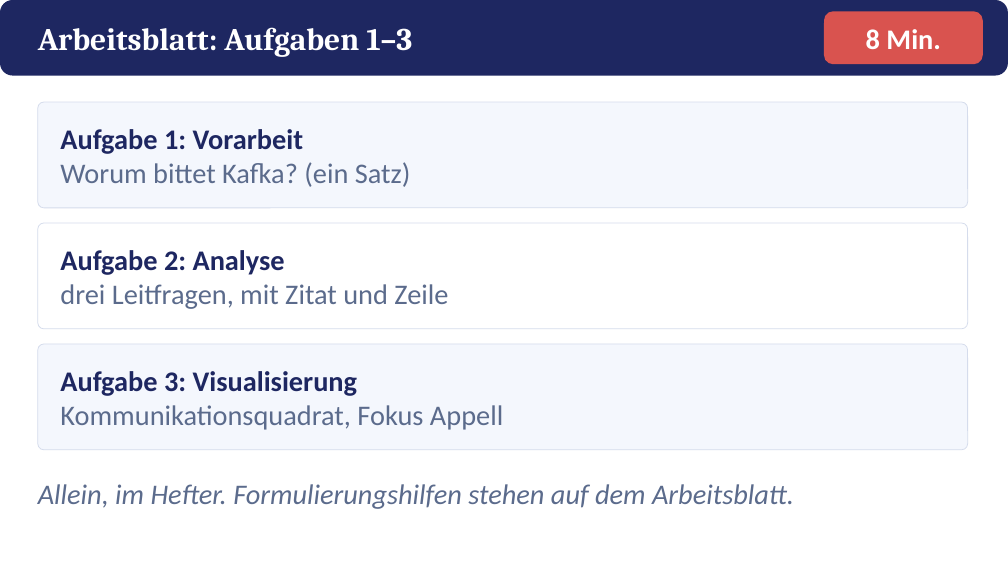
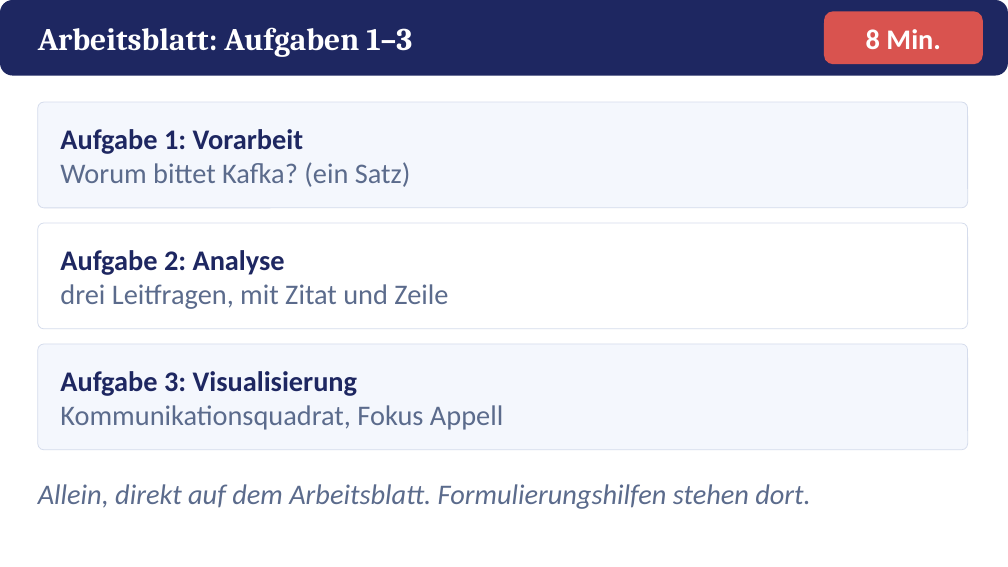
Before and after one commit to golzkonstantin-gif/Schule, a slide deck: slide 21 of Deutsch_11/Kafka_Appell/Praesentation_Kafkas_Appell.pptx. Drawn at 1008x567 pixels with LibreOffice and Linux fonts; fonts in the diff are those of the drawing. Boxes give left, top, right and bottom in pixels: in the first picture for what was removed or moved away, otherwise in the second. Text is boxed around its words. In the diff, an @@ line names an element or a change of style, - is before the commit and + after.

```diff
--- a/Deutsch_11/Kafka_Appell/Praesentation_Kafkas_Appell.pptx
+++ b/Deutsch_11/Kafka_Appell/Praesentation_Kafkas_Appell.pptx
@@ text at (x1=38, y1=484, x2=810, y2=509): text changed @@
-Allein, im Hefter. Formulierungshilfen stehen auf dem Arbeitsblatt.
+Allein, direkt auf dem Arbeitsblatt. Formulierungshilfen stehen dort.
```
Also in this commit, not shown: 10 other files.
